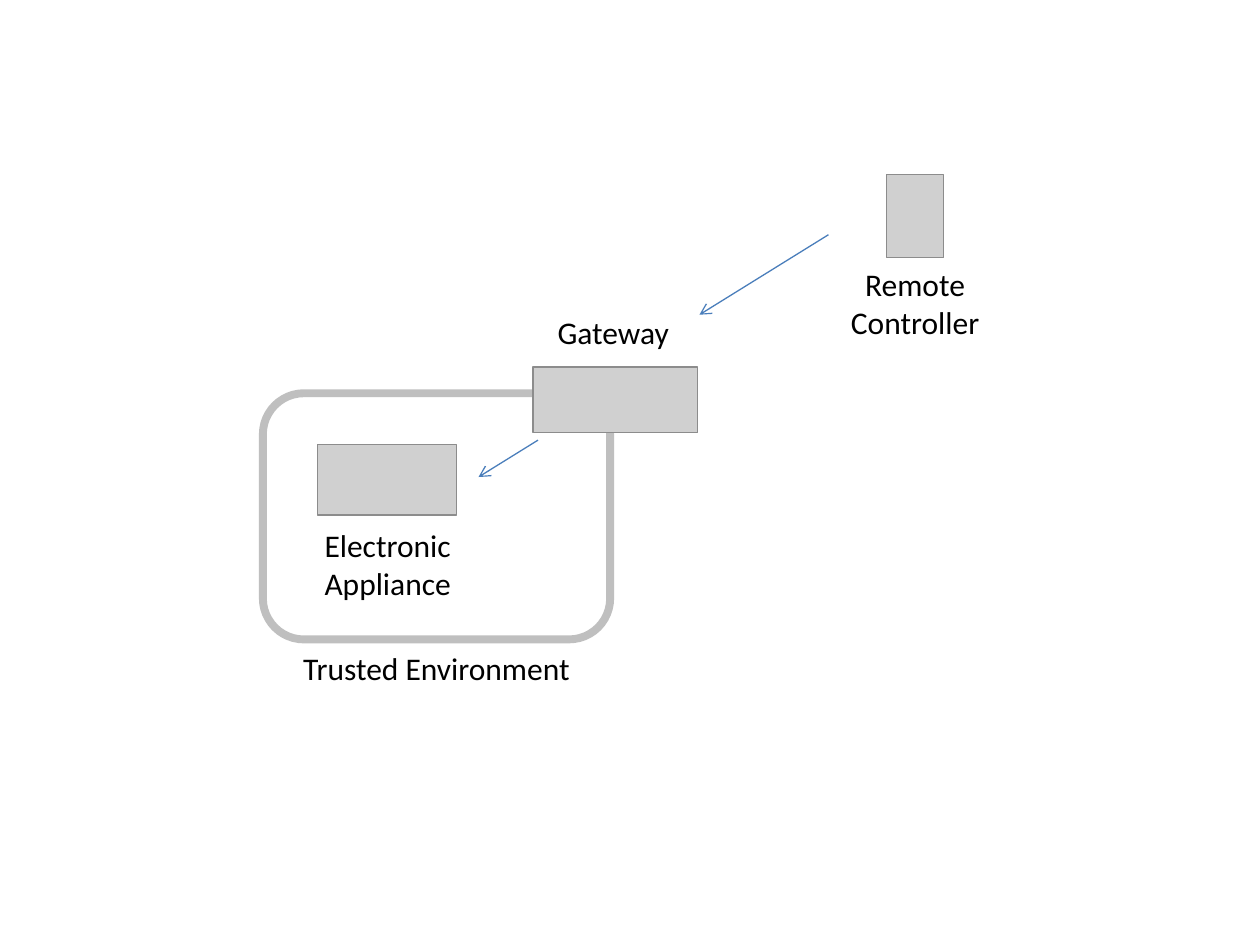
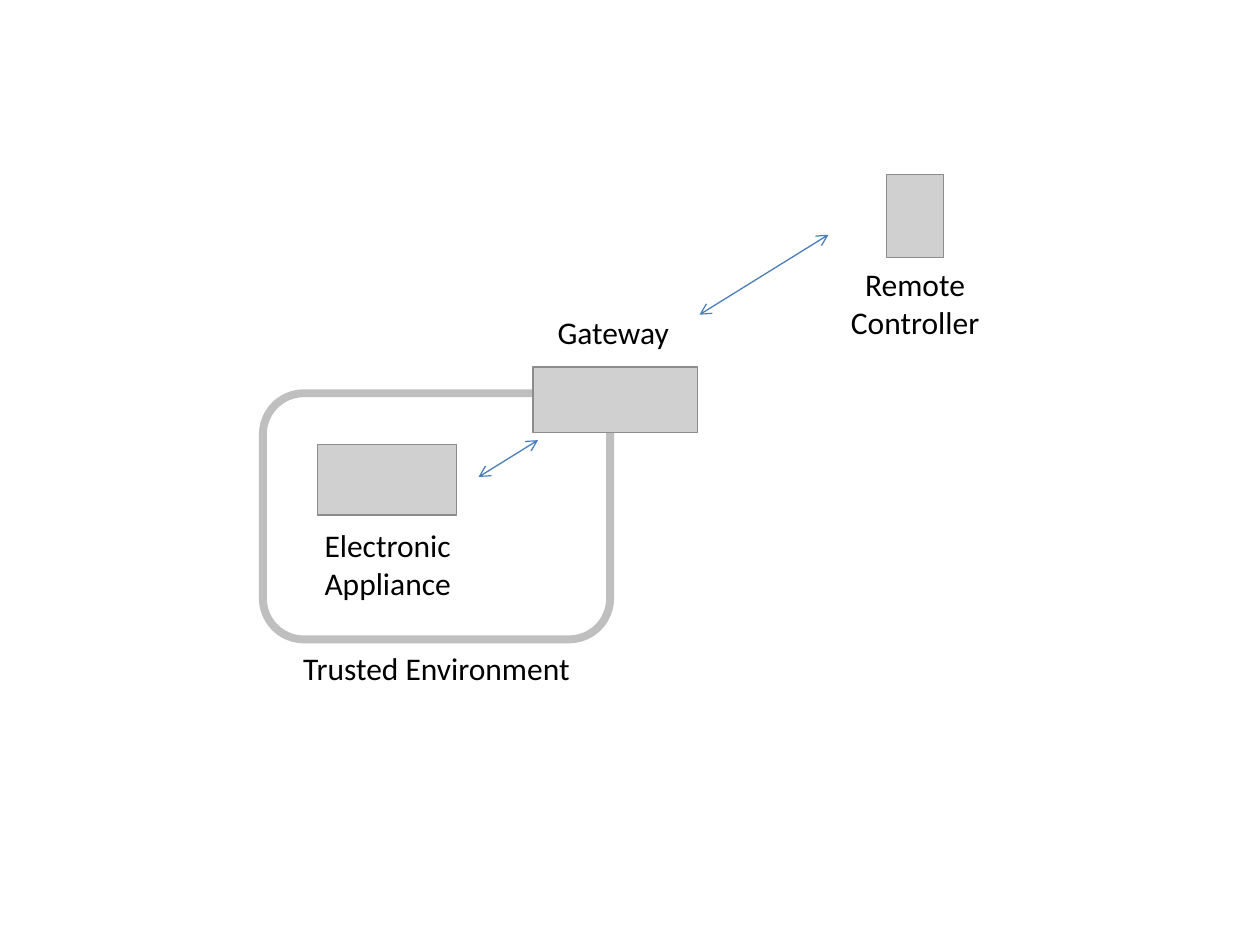
Before and after one commit to w3c/wot-architecture, a slide deck: slide 4 of images/wot-use-cases/wot-use-cases-large.pptx. Drawn at 1260x945 pixels with LibreOffice and Linux fonts; fonts in the diff are those of the drawing; grey boxes stand for pictures. Boxes give left, top, right and bottom in pixels: in the first picture for what was removed or moved away, otherwise in the second. Text is boxed around its words. In the diff, an @@ line names an element or a change of style, - is before the commit and + after.

```diff
--- a/images/wot-use-cases/wot-use-cases-large.pptx
+++ b/images/wot-use-cases/wot-use-cases-large.pptx
@@ arrow (828, 234) - (699, 315): arrow to double arrow @@
@@ arrow (538, 440) - (479, 478): arrow to double arrow @@
```
Also in this commit, not shown: 7 other slides changed, 20 other files.
